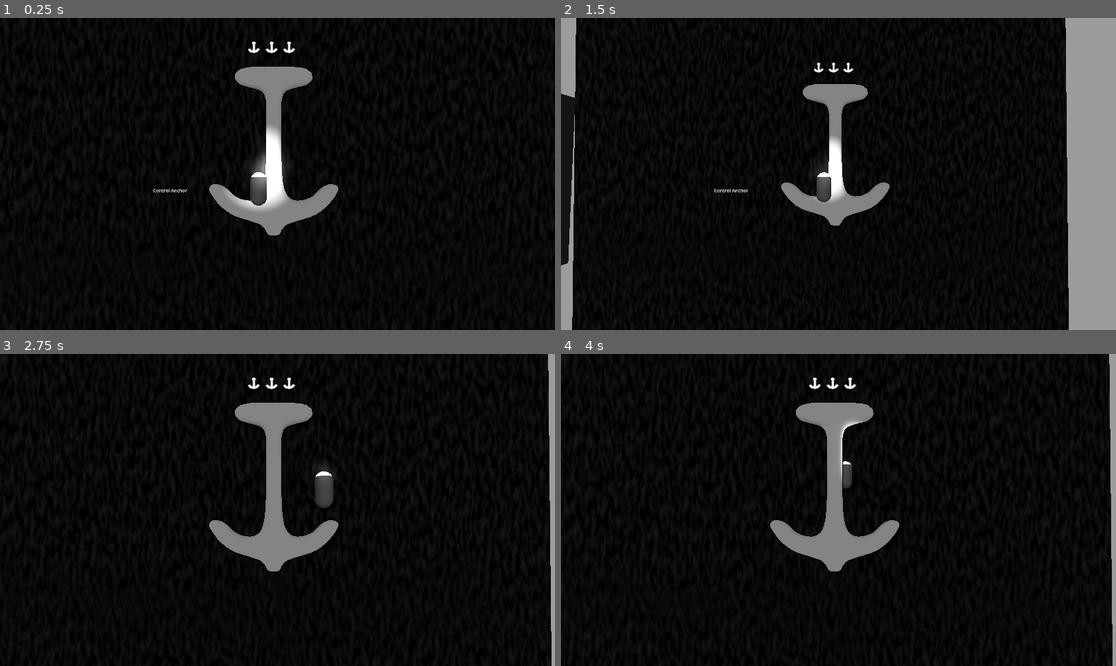
Above: before the commit, frames 1-4 (two rows, left to right).
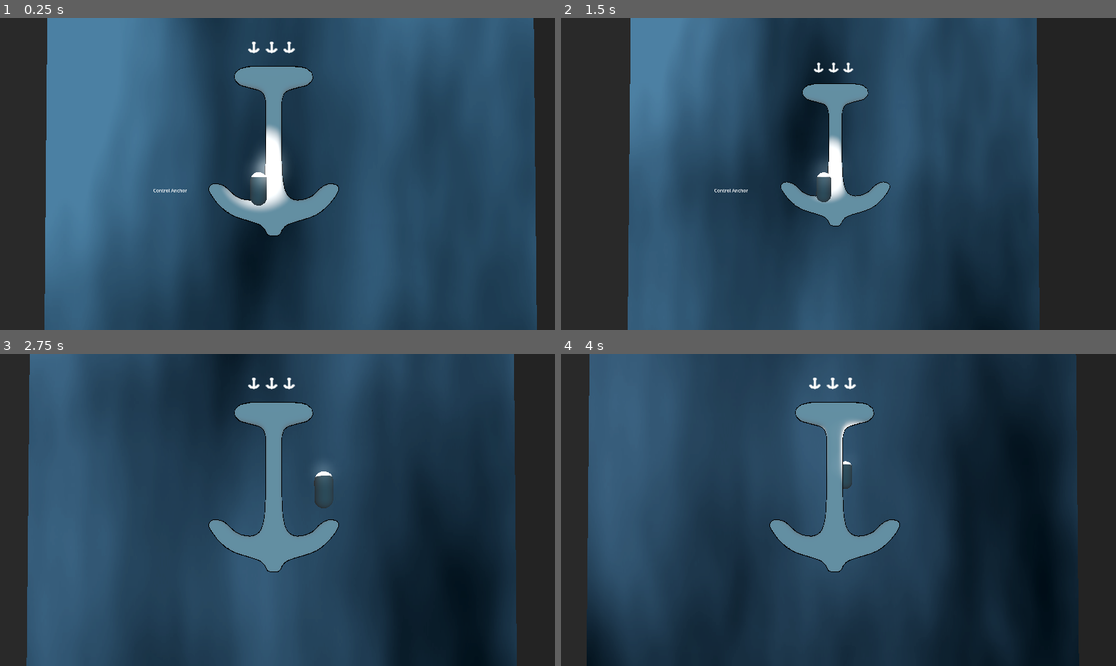
Above: after the commit, the same moments.

Repository: ryankmims/ludum-dare-57
Game: Godot game, scene res://Prototyping/TestingDepth.tscn
Same seed, same stepped clock (60 frames per second), same inputs: the game is played once before the commit and once after it.
Inputs (mouse positions are in pixels of both pictures, inside the frame that each line leads up to):
- Up to frame 1 (0.25 s): no input
- Up to frame 2 (1.5 s): tap Enter at 0.5 s; move the mouse to (960, 158) at 0.52 s; press the mouse at (960, 158) at 0.53 s; hold D (move_right) 0.53-1.28 s; tap Space (jump) at 0.77 s; move the mouse to (727, 189) at 1.27 s; release the mouse at (727, 189) at 1.28 s; hold S (move_down) from 1.28 s (still down); click (727, 189) at 1.35 s
- Up to frame 3 (2.75 s): tap Space (jump) at 1.52 s; move the mouse to (333, 441) at 2.02 s; release S (move_down) at 2.03 s; press the mouse at (333, 441) at 2.03 s; hold D (move_right) from 2.03 s (still down)
- Up to frame 4 (4 s): move the mouse to (810, 572) at 2.77 s; release D (move_right) at 2.78 s; release the mouse at (810, 572) at 2.78 s; hold W (move_up) 2.78-3.53 s; click (810, 572) at 2.85 s; tap Space (jump) at 3.02, 3.77 s; move the mouse to (1005, 556) at 3.52 s; press the mouse at (1005, 556) at 3.53 s; hold A (move_left) from 3.53 s (still down)

The runs differ from the first frame. In frame 1, 96% of the frame differs, in the area x 0-100%, y 0-100%; in frame 2, 95%; in frame 3, 95%; in frame 4, 93%.

Commit message:
Graphics update
gfx

Diff:
--- /dev/null
+++ b/Prototyping/ScrollingBackgroundShader.gdshader
@@ -0,0 +1,41 @@
+shader_type spatial;
+
+uniform sampler2D base_texture;  // Declare the texture properly
+uniform float time_scale : hint_range(0.0, 5.0) = 1.0;
+uniform float wave_strength : hint_range(0.0, 0.2) = 0.05;
+uniform float wave_frequency : hint_range(0.0, 10.0) = 5.0;
+uniform float texture_scroll_speed : hint_range(0.0, 1.0) = 0.1;
+
+void vertex() {
+    float time_offset = TIME * time_scale;
+
+    // Create a wave effect that distorts the model's vertices
+    float wave = sin(VERTEX.y * wave_frequency + time_offset) * wave_strength;
+
+    // Apply distortion to the x and z axes to simulate underwater movement
+    VERTEX.x += wave;
+    VERTEX.z += wave * 0.5; // Slightly less distortion on Z-axis
+
+    // Apply normal-based distortion (helps surfaces deform naturally)
+    VERTEX += NORMAL * wave_strength * sin(time_offset + VERTEX.y * wave_frequency);
+}
+
+void fragment() {
+    vec2 uv = UV;
+
+    // Scroll texture upwards over time
+    float time_offset = TIME * texture_scroll_speed;
+    uv.y += time_offset;
+
+    // Apply a subtle wavy distortion to UVs
+    float wave = sin(uv.y * wave_frequency + time_offset) * wave_strength;
+    uv.x += wave;
+
+    // Sample the texture properly in Godot 4.4
+    vec4 tex = texture(base_texture, uv);
+
+    // Slight blue tint to simulate water absorption
+    tex.rgb *= vec3(0.8 + 0.2 * sin(time_offset), 0.9, 1.0);
+
+    ALBEDO = tex.rgb;
+}
--- a/Prototyping/TestingDepth.tscn
+++ b/Prototyping/TestingDepth.tscn
@@ -1,6 +1,7 @@
-[gd_scene load_steps=12 format=3 uid="uid://bdgj1avkosw8o"]
+[gd_scene load_steps=18 format=3 uid="uid://bdgj1avkosw8o"]
 
 [ext_resource type="PackedScene" uid="uid://cykv8euj3jmtr" path="res://Components/Anchor/DepthAnchor.tscn" id="1_mdmvh"]
+[ext_resource type="Shader" uid="uid://b2x2s46atom5x" path="res://Prototyping/ScrollingBackgroundShader.gdshader" id="1_qhbih"]
 [ext_resource type="PackedScene" uid="uid://cc77pfnhoplrf" path="res://Components/Player/Player.tscn" id="2_qhbih"]
 
 [sub_resource type="ProceduralSkyMaterial" id="ProceduralSkyMaterial_mdmvh"]
@@ -11,33 +12,66 @@
 sky_material = SubResource("ProceduralSkyMaterial_mdmvh")
 
 [sub_resource type="Environment" id="Environment_dy33k"]
-background_energy_multiplier = 0.4
 sky = SubResource("Sky_qhbih")
 tonemap_mode = 2
 glow_enabled = true
 volumetric_fog_enabled = true
-volumetric_fog_density = 0.0113
+volumetric_fog_density = 0.0359
 
 [sub_resource type="PlaneMesh" id="PlaneMesh_okmsv"]
 size = Vector2(95, 286.61)
 
-[sub_resource type="FastNoiseLite" id="FastNoiseLite_mdmvh"]
-seed = 290
-frequency = 0.1959
+[sub_resource type="Gradient" id="Gradient_qhbih"]
+offsets = PackedFloat32Array(0, 0.769504)
 
-[sub_resource type="NoiseTexture2D" id="NoiseTexture2D_qhbih"]
+[sub_resource type="FastNoiseLite" id="FastNoiseLite_qhbih"]
+noise_type = 3
+frequency = 0.0034
+
+[sub_resource type="NoiseTexture2D" id="NoiseTexture2D_dy33k"]
+in_3d_space = true
 seamless = true
-noise = SubResource("FastNoiseLite_mdmvh")
+seamless_blend_skirt = 0.373
+color_ramp = SubResource("Gradient_qhbih")
+noise = SubResource("FastNoiseLite_qhbih")
 
-[sub_resource type="StandardMaterial3D" id="StandardMaterial3D_dy33k"]
-albedo_color = Color(0.312466, 0.312466, 0.312466, 1)
-albedo_texture = SubResource("NoiseTexture2D_qhbih")
+[sub_resource type="ShaderMaterial" id="ShaderMaterial_dy33k"]
+render_priority = 0
+shader = ExtResource("1_qhbih")
+shader_parameter/base_texture = SubResource("NoiseTexture2D_dy33k")
+shader_parameter/time_scale = 3.665
+shader_parameter/wave_strength = 0.098
+shader_parameter/wave_frequency = 2.219
+shader_parameter/texture_scroll_speed = 0.06
 
 [sub_resource type="BoxMesh" id="BoxMesh_mdmvh"]
-size = Vector3(25, 25, 25)
+size = Vector3(25, 114.87, 48.86)
 
 [sub_resource type="ConcavePolygonShape3D" id="ConcavePolygonShape3D_qhbih"]
 data = PackedVector3Array(-12.5, 12.5, 12.5, 12.5, 12.5, 12.5, -12.5, -12.5, 12.5, 12.5, 12.5, 12.5, 12.5, -12.5, 12.5, …(608 unchanged characters)…
+
+[sub_resource type="StandardMaterial3D" id="StandardMaterial3D_qhbih"]
+albedo_color = Color(0.483746, 0.483746, 0.483746, 1)
+
+[sub_resource type="ParticleProcessMaterial" id="ParticleProcessMaterial_qhbih"]
+lifetime_randomness = 0.09
+velocity_pivot = Vector3(0, -3.98, 0)
+direction = Vector3(1, -1.24, 0)
+gravity = Vector3(0, 16.06, 0)
+scale_min = 0.5
+scale_max = 2.5
+turbulence_enabled = true
+turbulence_noise_strength = 4.02
+
+[sub_resource type="StandardMaterial3D" id="StandardMaterial3D_dy33k"]
+transparency = 1
+albedo_color = Color(0.192157, 0.694118, 0.698039, 0.482353)
+metallic = 0.2
+metallic_specular = 1.0
+roughness = 0.0
+
+[sub_resource type="SphereMesh" id="SphereMesh_dy33k"]
+material = SubResource("StandardMaterial3D_dy33k")
 
 [node name="TestingDepth" type="Node3D"]
 
@@ -46,12 +80,13 @@
 
 [node name="DirectionalLight3D" type="DirectionalLight3D" parent="."]
 transform = Transform3D(1, 0, 0, 0, 1, 0, 0, 0, 1, 0, 0, 0)
-light_energy = 0.106
+light_color = Color(0.12725, 0.636425, 0.794976, 1)
+light_energy = 0.24
 
 [node name="MeshInstance3D" type="MeshInstance3D" parent="."]
 transform = Transform3D(1, 0, 0, 0, -0.0195116, -0.99981, 0, 0.99981, -0.0195116, 0, 0, -19.5203)
 mesh = SubResource("PlaneMesh_okmsv")
-surface_material_override/0 = SubResource("StandardMaterial3D_dy33k")
+surface_material_override/0 = SubResource("ShaderMaterial_dy33k")
 
 [node name="Anchor" parent="." instance=ExtResource("1_mdmvh")]
 transform = Transform3D(-1.09278e-08, 0, 0.25, 0, 0.25, 0, -0.25, 0, -1.09278e-08, 0, 0, 0)
@@ -68,3 +103,47 @@
 
 [node name="CollisionShape3D" type="CollisionShape3D" parent="MeshInstance3D2/StaticBody3D"]
 shape = SubResource("ConcavePolygonShape3D_qhbih")
+
+[node name="MeshInstance3D3" type="MeshInstance3D" parent="."]
+transform = Transform3D(1, 0, 0, 0, 1, 0, 0, 0, 1, 54.4889, 0, 0)
+mesh = SubResource("BoxMesh_mdmvh")
+surface_material_override/0 = SubResource("StandardMaterial3D_qhbih")
+
+[node name="StaticBody3D" type="StaticBody3D" parent="MeshInstance3D3"]
+
+[node name="CollisionShape3D" type="CollisionShape3D" parent="MeshInstance3D3/StaticBody3D"]
+shape = SubResource("ConcavePolygonShape3D_qhbih")
+
+[node name="Particles" type="Node3D" parent="."]
+
+[node name="GPUParticles3D" type="GPUParticles3D" parent="Particles"]
+transform = Transform3D(-0.024816, -0.999692, 0, 0.999692, -0.024816, 0, 0, 0, 1, 0, -17.0685, 0)
+lifetime = 3.87
+explosiveness = 0.29
+randomness = 0.15
+process_material = SubResource("ParticleProcessMaterial_qhbih")
+draw_pass_1 = SubResource("SphereMesh_dy33k")
+
+[node name="GPUParticles3D2" type="GPUParticles3D" parent="Particles"]
+transform = Transform3D(-0.024816, -0.999692, 0, 0.999692, -0.024816, 0, 0, 0, 1, 26.3728, -17.0685, 0)
+lifetime = 3.87
+explosiveness = 0.29
+randomness = 0.15
+process_material = SubResource("ParticleProcessMaterial_qhbih")
+draw_pass_1 = SubResource("SphereMesh_dy33k")
+
+[node name="GPUParticles3D3" type="GPUParticles3D" parent="Particles"]
+transform = Transform3D(-0.024816, -0.999692, 0, 0.999692, -0.024816, 0, 0, 0, 1, -33.3101, -17.0685, 0)
+lifetime = 3.87
+explosiveness = 0.29
+randomness = 0.15
+process_material = SubResource("ParticleProcessMaterial_qhbih")
+draw_pass_1 = SubResource("SphereMesh_dy33k")
+
+[node name="GPUParticles3D4" type="GPUParticles3D" parent="Particles"]
+transform = Transform3D(-0.024816, -0.999692, 0, 0.999692, -0.024816, 0, 0, 0, 1, -18.0658, -17.0685, 0)
+lifetime = 3.87
+explosiveness = 0.29
+randomness = 0.15
+process_material = SubResource("ParticleProcessMaterial_qhbih")
+draw_pass_1 = SubResource("SphereMesh_dy33k")
Not shown, changed: Notes/Brainstorming.txt
Not shown, added: Prototyping/ScrollingBackgroundShader.gdshader.uid
